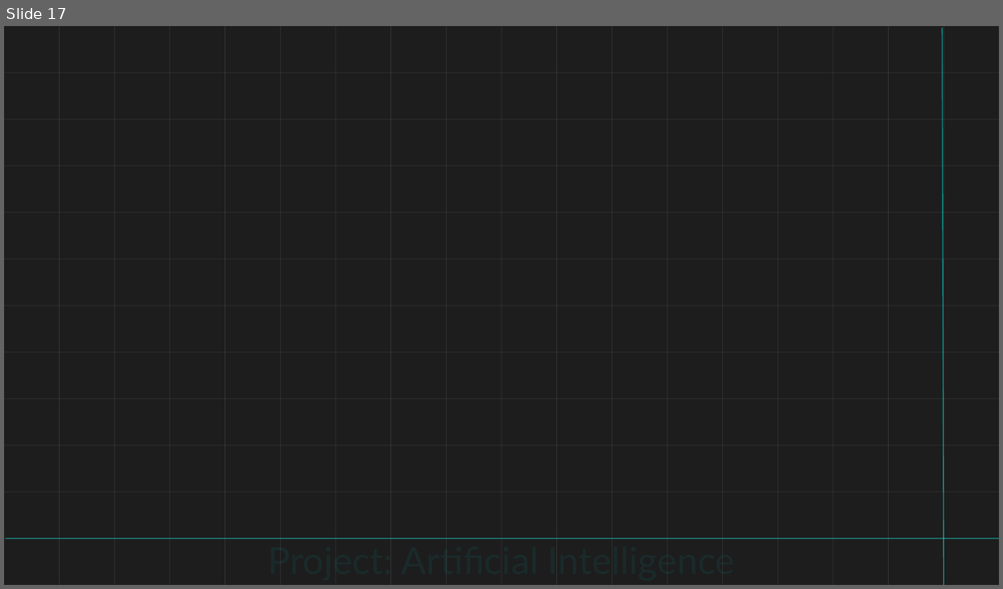
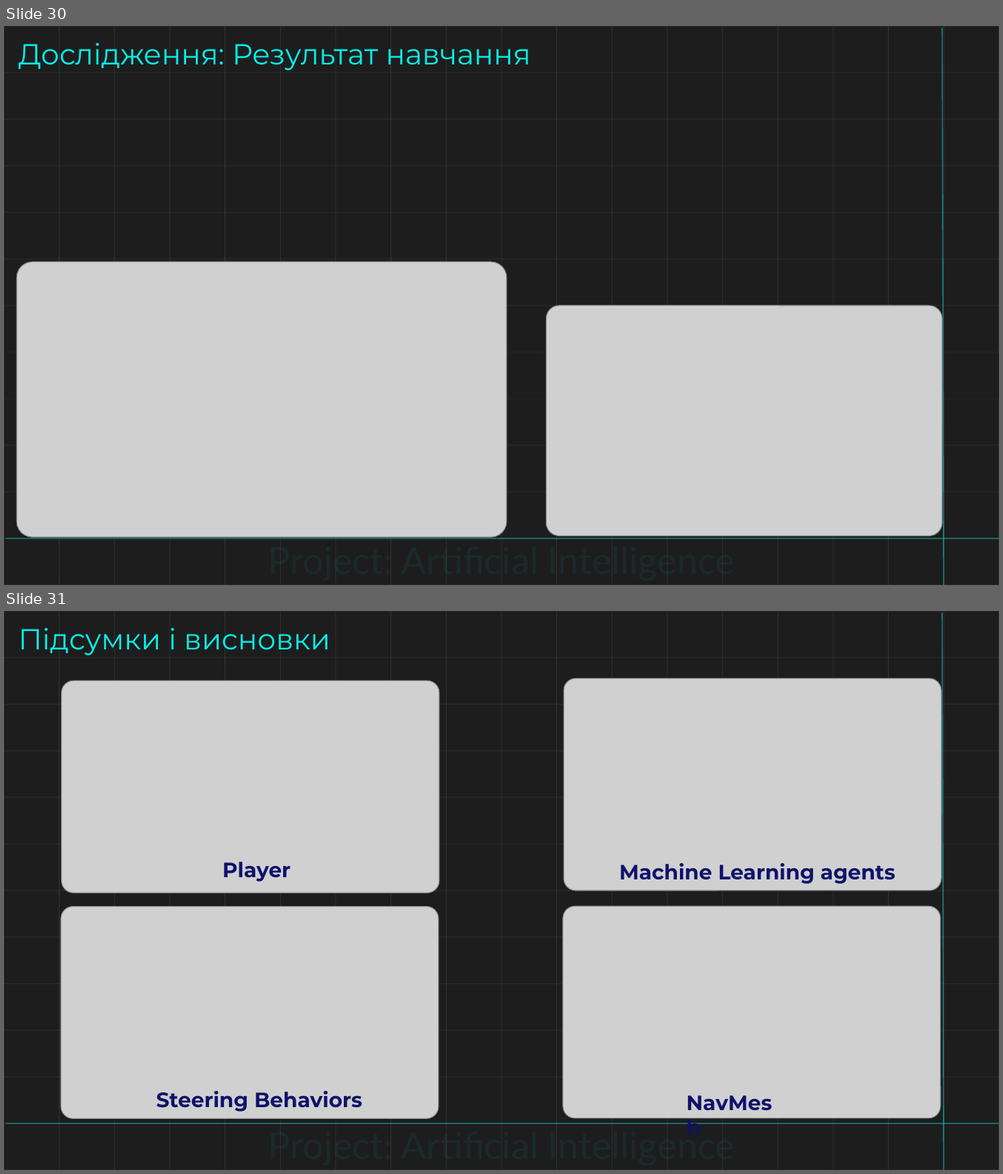
Before and after one commit to Dgardes/Semestr_2, a slide deck: Основи AI/Доповідь.pptx. Shown one above the other, each under a label of ours: slide 17 before the commit, slides 30 and 31 after it. The pictures are 1003x589 and 1003x1174 pixels, drawn with LibreOffice and Linux fonts; fonts in the diff are those of the drawing; grey boxes stand for pictures; background and template pictures are left out. Boxes give left, top, right and bottom in pixels: in the first picture for what was removed or moved away, otherwise in the second. Text is boxed around its words. In the diff, an @@ line names an element or a change of style, - is before the commit and + after.

```diff
--- a/Основи AI/Доповідь.pptx
+++ b/Основи AI/Доповідь.pptx
@@ slide 31 added at (4,611,999,1170), background #FFFFFF @@
@@ rectangle added at (4,611,999,1170), fill #1D1D1D @@
@@ text added at (18,628,330,655), 28 pt, text #08EDE8 @@
+Підсумки і висновки
@@ line added from (942, 612) to (943, 1170), #08EDE8 1 pt @@
@@ picture added at (62,681,439,893) @@
@@ picture added at (563,678,941,891) @@
@@ text added at (222,862,290,882), 20 pt, text #0F126A, bold @@
+Player
@@ text added at (619,863,895,884), 20 pt, text #0F126A, bold @@
+Machine Learning agents
@@ picture added at (61,906,438,1119) @@
@@ picture added at (563,906,940,1119) @@
@@ text added at (156,1091,362,1112), 20 pt, text #0F126A, bold @@
+Steering Behaviors
@@ text added at (678,1086,792,1119), 20 pt, text #0F126A, bold @@
+NavMesh
@@ group added at (4,611,999,1170): 30 rectangles @@
@@ line added from (5, 1125) to (999, 1125), #08EDE8 1 pt @@
@@ text added at (267,1123,735,1167), 36 pt, text #06A29E at 10% opacity @@
+Project: Artificial Intelligence
@@ what was slide 17 is now slide 30 @@
@@ slide 30 changed as well @@
@@ text added at (18,43,531,70), 28 pt, text #08EDE8 @@
+Дослідження: Результат навчання
@@ picture added at (17,262,507,537) @@
@@ picture added at (546,306,942,537) @@
@@ rectangle removed at (4,353,999,399) @@
```
Also in this commit, not shown: 2 other slides changed, 13 other slides added, 8 other files.
